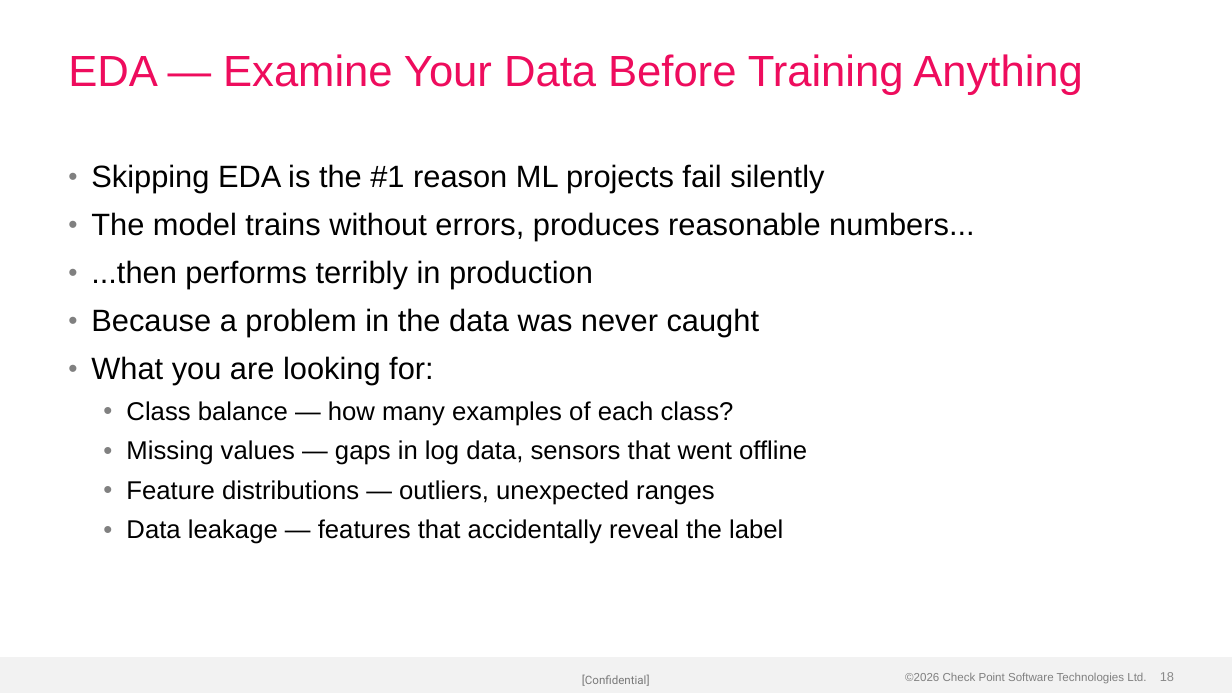
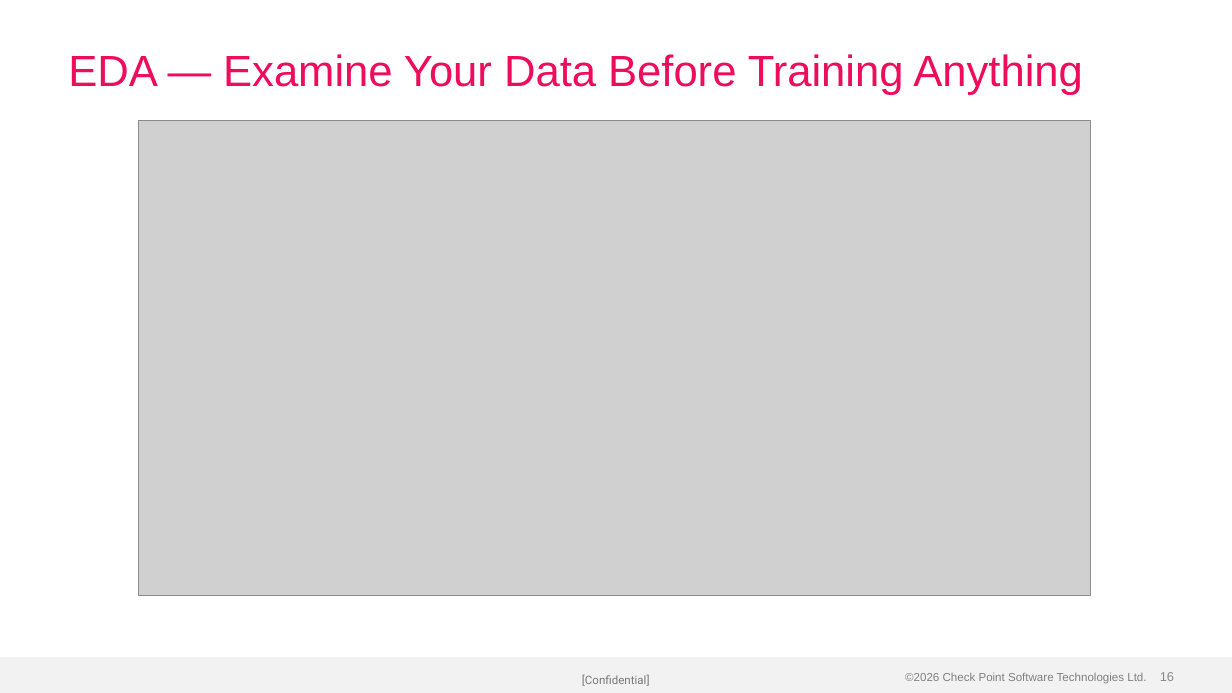
Before and after one commit to alshawwaf/ai-basic-training, a slide deck: slide 16 of stage1_classic_ml/01_what_is_ml/Lecture-1-What-is-ML.pptx (slide 18 before the commit). Drawn at 1232x693 pixels with LibreOffice and Linux fonts; fonts in the diff are those of the drawing; grey boxes stand for pictures; background and template pictures are left out. Boxes give left, top, right and bottom in pixels: in the first picture for what was removed or moved away, otherwise in the second. Text is boxed around its words. In the diff, an @@ line names an element or a change of style, - is before the commit and + after.

Commit message:
Rebuild Lecture-1 with charts, diagrams, and visual layouts
12 embedded images: training loop diagram, loss curve chart, class
imbalance comparison, ML workflow flowchart, train/test split visual,
digit grid, pixel number grid, average prototypes, three ML types cards,
features-vs-labels table, EDA checklist, Python tools cards. Uses 2-Column,
Bullets+Pull Quote, and Title Only layouts alongside standard bullets.

```diff
--- a/stage1_classic_ml/01_what_is_ml/Lecture-1-What-is-ML.pptx
+++ b/stage1_classic_ml/01_what_is_ml/Lecture-1-What-is-ML.pptx
@@ picture added at (139, 120, 1091, 596) @@
@@ text removed at (91, 164, 974, 544) @@
-• Skipping EDA is the #1 reason ML projects fail silently
-• The model trains without errors, produces reasonable numbers...
-• ...then performs terribly in production
-• Because a problem in the data was never caught
-• What you are looking for:
-  • Class balance — how many examples of each class?
-  • Missing values — gaps in log data, sensors that went offline
-  • Feature distributions — outliers, unexpected ranges
-  • Data leakage — features that accidentally reveal the label
```
Also in this commit, not shown: 10 other slides changed, 10 slides added, 14 slides removed.
